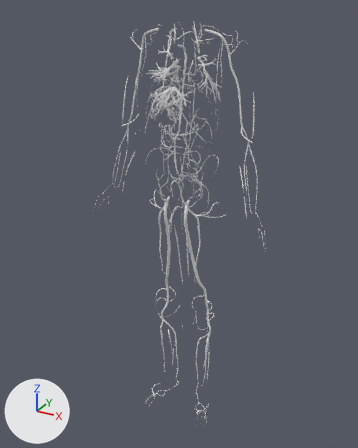
Two versions of the glTF model web/models/veins.glb, one commit apart.
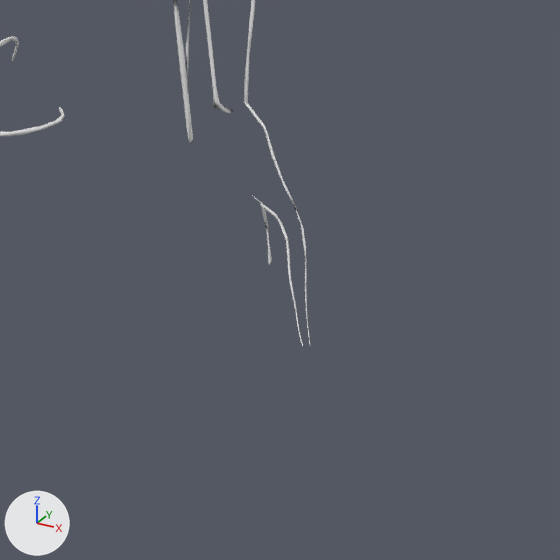
The first picture shows the older version from a camera (50 mm lens) standing at (0.444, -0.791, 0.297) and looking at (-0.016, 0.044, -0.121). The close-ups show the older and then the newer version on the part from 60% to 85% of the width and 44% to 64% of the height of that picture. Only the edits that show in the close-ups are written down. Arrows for +X, +Y and +Z are at lower left; the lights stay in place.

The first close-up shows 'left basilic vein|L', 'left palmar metacarpal vein|L' and 4 more.
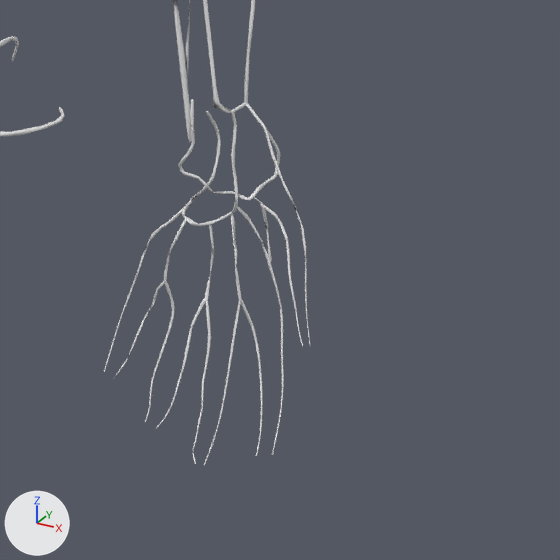
Diff of the bpy script that builds the scene:
```diff
--- a/web/models/veins.glb.py
+++ b/web/models/veins.glb.py
@@ me_proper_palmar_digital_vein_of_left_ring_finger_l @@
+me_proper_palmar_digital_vein_of_left_ring_finger_l.from_pydata(...)  # 164 vertices, 320 faces; spans x 0.1426..0.1549, y -0.0226..0.0076, z -0.1424..-0.1052
@@ me_proper_palmar_digital_vein_of_left_middle_finger_l @@
+me_proper_palmar_digital_vein_of_left_middle_finger_l.from_pydata(...)  # 163 vertices, 318 faces; spans x 0.154..0.1688, y -0.0251..0.0076, z -0.1495..-0.1077
@@ me_proper_palmar_digital_vein_of_left_little_finger_l @@
+me_proper_palmar_digital_vein_of_left_little_finger_l.from_pydata(...)  # 172 vertices, 314 faces; spans x 0.1309..0.1776, y -0.0141..0.0152, z -0.1339..-0.0797
@@ me_proper_palmar_digital_vein_of_left_index_finger_l @@
+me_proper_palmar_digital_vein_of_left_index_finger_l.from_pydata(...)  # 164 vertices, 320 faces; spans x 0.165..0.1875, y -0.0203..0.0094, z -0.1443..-0.1077
@@ me_left_superficial_palmar_venous_arch_l @@
+me_left_superficial_palmar_venous_arch_l.from_pydata(...)  # 162 vertices, 319 faces; spans x 0.1431..0.1615, y 0.009..0.017, z -0.0896..-0.0493
@@ me_left_deep_palmar_venous_arch_l @@
+me_left_deep_palmar_venous_arch_l.from_pydata(...)  # 161 vertices, 318 faces; spans x 0.1414..0.171, y 0.008..0.0188, z -0.0792..-0.0501
@@ me_common_palmar_digital_vein_m @@
+me_common_palmar_digital_vein_m.from_pydata(...)  # 171 vertices, 318 faces; spans x -0.168..0.166, y 0.001..0.01, z -0.111..-0.102
@@ ob_proper_palmar_digital_vein_of_left_ring_finger_l @@
+ob_proper_palmar_digital_vein_of_left_ring_finger_l = bpy.data.objects.new('proper palmar digital vein of left ring finger|L', me_proper_palmar_digital_vein_of_left_ring_finger_l)
+ob_proper_palmar_digital_vein_of_left_ring_finger_l.location = (0.0, 0.0, 0.0)
@@ ob_proper_palmar_digital_vein_of_left_middle_finger_l @@
+ob_proper_palmar_digital_vein_of_left_middle_finger_l = bpy.data.objects.new('proper palmar digital vein of left middle finger|L', me_proper_palmar_digital_vein_of_left_middle_finger_l)
+ob_proper_palmar_digital_vein_of_left_middle_finger_l.location = (0.0, 0.0, 0.0)
@@ ob_proper_palmar_digital_vein_of_left_little_finger_l @@
+ob_proper_palmar_digital_vein_of_left_little_finger_l = bpy.data.objects.new('proper palmar digital vein of left little finger|L', me_proper_palmar_digital_vein_of_left_little_finger_l)
+ob_proper_palmar_digital_vein_of_left_little_finger_l.location = (0.0, 0.0, 0.0)
@@ ob_proper_palmar_digital_vein_of_left_index_finger_l @@
+ob_proper_palmar_digital_vein_of_left_index_finger_l = bpy.data.objects.new('proper palmar digital vein of left index finger|L', me_proper_palmar_digital_vein_of_left_index_finger_l)
+ob_proper_palmar_digital_vein_of_left_index_finger_l.location = (0.0, 0.0, 0.0)
@@ ob_left_superficial_palmar_venous_arch_l @@
+ob_left_superficial_palmar_venous_arch_l = bpy.data.objects.new('left superficial palmar venous arch|L', me_left_superficial_palmar_venous_arch_l)
+ob_left_superficial_palmar_venous_arch_l.location = (0.0, 0.0, 0.0)
@@ ob_left_deep_palmar_venous_arch_l @@
+ob_left_deep_palmar_venous_arch_l = bpy.data.objects.new('left deep palmar venous arch|L', me_left_deep_palmar_venous_arch_l)
+ob_left_deep_palmar_venous_arch_l.location = (0.0, 0.0, 0.0)
@@ ob_common_palmar_digital_vein_m @@
+ob_common_palmar_digital_vein_m = bpy.data.objects.new('common palmar digital vein|M', me_common_palmar_digital_vein_m)
+ob_common_palmar_digital_vein_m.location = (0.0, 0.0, 0.0)
```

Where the change shows, as pixel boxes (x1, y1, x2, y2) in the close-ups (560 x 560 px):
'proper palmar digital vein of left little finger|L', added: after (104, 205, 282, 379)
'left superficial palmar venous arch|L', added: after (182, 103, 246, 226)
'left deep palmar venous arch|L', added: after (178, 99, 280, 201)
'proper palmar digital vein of left middle finger|L', added: after (193, 299, 241, 465)
'proper palmar digital vein of left ring finger|L', added: after (145, 281, 206, 429)
'proper palmar digital vein of left index finger|L', added: after (240, 298, 284, 456)
'common palmar digital vein|M', added: after (164, 270, 241, 300)
